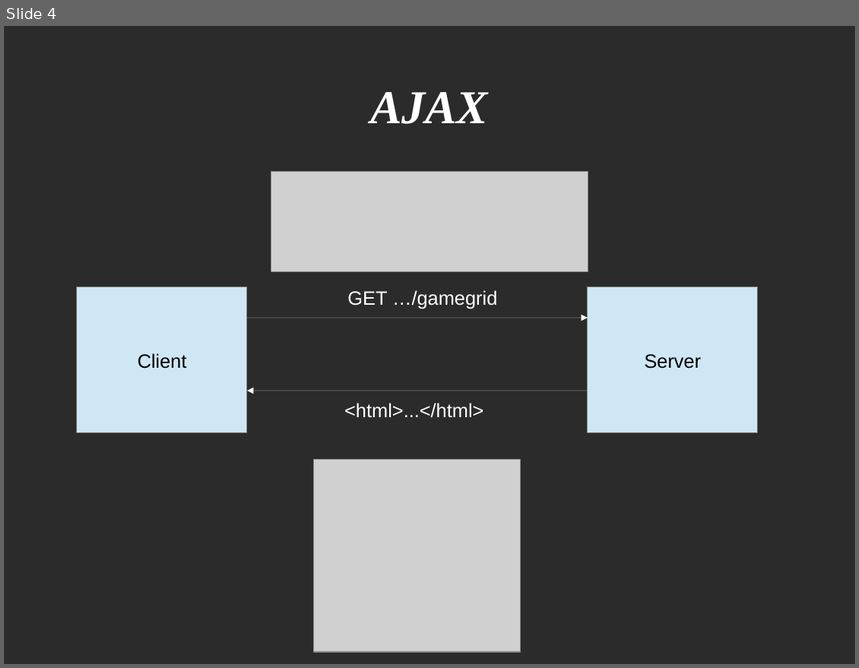
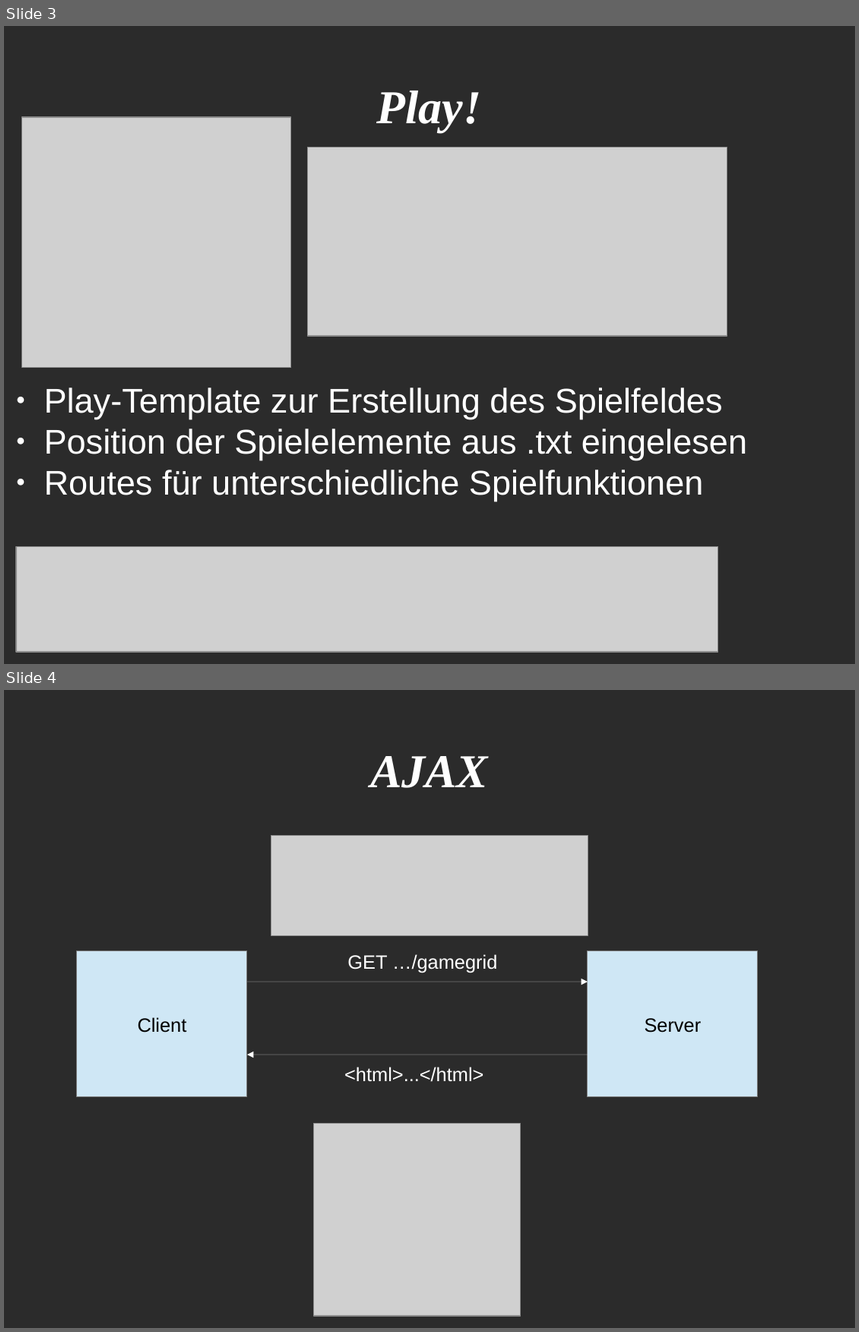
Before and after one commit to CytheY/paju-mensch_wui, a slide deck: webtech.odp. Shown one above the other, each under a label of ours: slide 4 before the commit, slides 3 and 4 after it. The pictures are 859x668 and 859x1332 pixels, drawn with LibreOffice and Linux fonts; fonts in the diff are those of the drawing; grey boxes stand for pictures; background and template pictures are left out; a plain dark background stands for a picture behind light text. Boxes give left, top, right and bottom in pixels: in the first picture for what was removed or moved away, otherwise in the second. Text is boxed around its words. In the diff, an @@ line names an element or a change of style, - is before the commit and + after.

```diff
--- a/webtech.odp
+++ b/webtech.odp
@@ slide 3 added at (4, 26, 855, 664), background picture (left out) @@
@@ title added at (377, 91, 482, 132), 44 pt, text #FFFFFF, bold, italic @@
+Play!
@@ picture added at (22, 117, 292, 367) @@
@@ picture added at (308, 148, 728, 336) @@
@@ subtitle added at (44, 388, 747, 502), 32 pt, text #FFFFFF @@
+● Play-Template zur Erstellung des Spielfeldes
+● Position der Spielelemente aus .txt eingelesen
+● Routes für unterschiedliche Spielfunktionen
@@ picture added at (16, 547, 718, 652) @@
```
Also in this commit, not shown: 3 slides changed, 3 other slides added, 3 slides removed, 3 other files.
